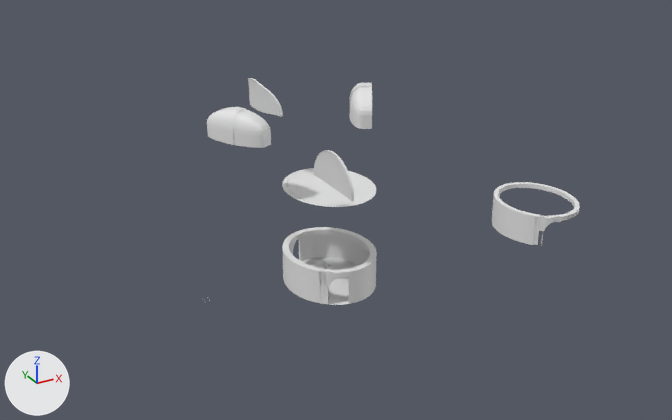
Renders of the Blender file BlenderFiles/gallery_blockout.blend from each side of a commit.
Before and after are seen from a 50 mm camera at (-91.3, -169.2, 101.9) aimed at (1.8, 0.0, 17.3). Lighting does not change. The marker at lower left points along +X, +Y and +Z. The picture after the commit comes second.

Names of what the first picture shows: 'Ceiling_Outer_Lobby', 'Cube', 'Cube.001', 'Cutter_Niche', 'Cutter_Niche.002', 'Floor_Lobby', 'Way_Lobby', 'Way_Lobby.001', 'Way_Lobby.002'.
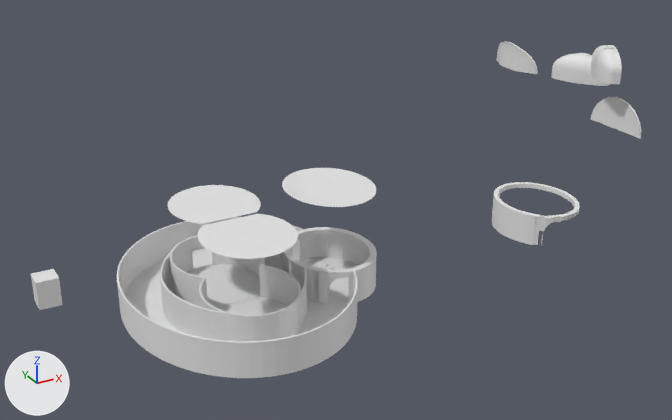
Where the change shows, as pixel boxes [x1, y1, x2, y2] in the pictures (672 x 420 px):
'Circle.001', added: after [117, 217, 358, 378]
'Floor_Room1.003', added: after [199, 264, 301, 341]
'Floor_Room1.005', added: after [198, 214, 298, 259]
'Cube', moved: before [207, 107, 271, 148]; after [551, 53, 610, 86]
'Circle', added: after [125, 248, 348, 335]
'Floor_Room1.002', added: after [167, 185, 261, 224]
'Cutter_Niche.002', moved: before [313, 150, 354, 201]; after [591, 97, 641, 139]
'Circle.003', added: after [160, 253, 227, 341]
'Floor_Room1.001', added: after [170, 236, 265, 307]
'Floor_Room1', added: after [187, 264, 260, 307]
'Cube.001', moved: before [349, 83, 372, 129]; after [591, 45, 622, 84]
'Cutter_Niche', moved: before [248, 78, 283, 116]; after [497, 41, 538, 74]
'Cube.002', added: after [31, 269, 63, 310]
'Floor_Room1.004', added: after [218, 297, 287, 315]
'Circle.002', added: after [265, 252, 307, 330]

The change, as a list of edits to the scene's bpy script:
```text
Add me_cube_003:
    me_cube_003.from_pydata(...)  # a box spanning x -1.0..1.0, y -1.0..1.0, z -1.0..1.0
Add me_circle_011:
    me_circle_011.from_pydata(...)  # 70 vertices, 61 faces, 1 loose edge; spans x -57.0..-47.7, y -21.6..21.4, z -0.1..7.9
Add me_circle_006:
    me_circle_006.from_pydata(...)  # 56 vertices, 44 faces, 2 loose edges; spans x -16.6..-9.0, y -17.3..17.3, z 0.1..8.1
Add me_circle_005:
    me_circle_005.from_pydata(...)  # 245 vertices, 225 faces, 6 loose edges; spans x -57.0..4.0, y -30.5..30.3, z -0.1..7.9
Add me_circle:
    me_circle.from_pydata(...)  # 906 vertices, 4 faces; spans x -36.0..21.5, y -35.0..35.0, z 0.1
Add me_circle_018:
    me_circle_018.from_pydata(...)  # 53 vertices, 1 face; spans x -10.1..9.9, y -56.3..-36.3, z 20.7
Add me_circle_017:
    me_circle_017.from_pydata(...)  # 53 vertices, 1 face; spans x -10.1..9.9, y -56.3..-36.3, z 0.2
Add me_circle_014:
    me_circle_014.from_pydata(...)  # 204 vertices, 202 faces; spans x -10.5..10.3, y -56.8..-35.9, z 0.2..8.2
Add me_circle_013:
    me_circle_013.from_pydata(...)  # 53 vertices, 1 face; spans x -10.1..9.9, y -35.6..-15.6, z 20.7
Add me_circle_010:
    me_circle_010.from_pydata(...)  # 214 vertices, 202 faces; spans x -10.5..10.3, y -36.0..-15.1, z 0.2..8.2
Add me_circle_008:
    me_circle_008.from_pydata(...)  # 53 vertices, 1 face; spans x -10.1..9.9, y -35.6..-15.6, z 0.2
Change ob_cutter_niche:
    ob_cutter_niche.location: (-8.7, 15.1, 38.9) -> (62.4, 15.1, 38.9)
Change ob_cube:
    ob_cube.location: (-20.3, 3.6, 39.8) -> (74.7, 3.6, 39.8)
Change ob_cube_001:
    ob_cube_001.location: (0.1, -13.2, 46.7) -> (65.3, -13.2, 46.7)
Change ob_cutter_niche_002:
    ob_cutter_niche_002.location: (-8.3, -17.7, 32.2) -> (67.4, -17.7, 32.2)
Add ob_cube_002:
    ob_cube_002 = bpy.data.objects.new('Cube.002', me_cube_003)
    ob_cube_002.location = (-59.8, 20.2, 3.5)
    ob_cube_002.scale = (2.5, 2.5, 3.35)
Add ob_circle_003:
    ob_circle_003 = bpy.data.objects.new('Circle.003', me_circle_011)
    ob_circle_003.location = (7.5, 0.1, 0.1)
    ob_circle_003.scale = (0.82, 0.76, 1.0)
Add ob_circle_002:
    ob_circle_002 = bpy.data.objects.new('Circle.002', me_circle_006)
    ob_circle_002.location = (0.0, 0.0, 0.0)
Add ob_circle_001:
    ob_circle_001 = bpy.data.objects.new('Circle.001', me_circle_005)
    ob_circle_001.location = (-1.4, 0.0, 0.1)
    ob_circle_001.scale = (0.82, 1.0, 1.0)
Add ob_circle:
    ob_circle = bpy.data.objects.new('Circle', me_circle)
    ob_circle.location = (-18.0, -0.1, -0.1)
    ob_circle.scale = (0.833, 0.857, 1.0)
Add ob_floor_room1_005:
    ob_floor_room1_005 = bpy.data.objects.new('Floor_Room1.005', me_circle_018)
    ob_floor_room1_005.location = (-23.7, 36.0, 0.0)
Add ob_floor_room1_004:
    ob_floor_room1_004 = bpy.data.objects.new('Floor_Room1.004', me_circle_017)
    ob_floor_room1_004.location = (-23.7, 36.0, 0.0)
Add ob_floor_room1_003:
    ob_floor_room1_003 = bpy.data.objects.new('Floor_Room1.003', me_circle_014)
    ob_floor_room1_003.location = (-23.7, 36.0, 0.0)
Add ob_floor_room1_002:
    ob_floor_room1_002 = bpy.data.objects.new('Floor_Room1.002', me_circle_013)
    ob_floor_room1_002.location = (-23.7, 36.0, 0.0)
Add ob_floor_room1_001:
    ob_floor_room1_001 = bpy.data.objects.new('Floor_Room1.001', me_circle_010)
    ob_floor_room1_001.location = (-23.7, 36.0, 0.0)
Add ob_floor_room1:
    ob_floor_room1 = bpy.data.objects.new('Floor_Room1', me_circle_008)
    ob_floor_room1.location = (-23.7, 36.0, 0.0)
```
